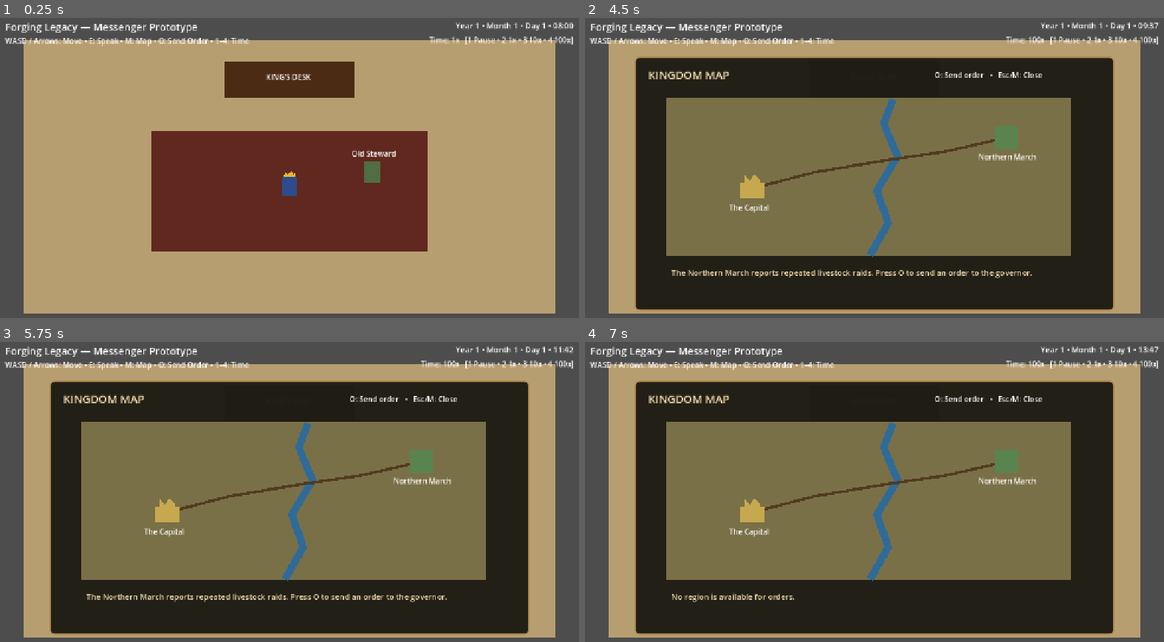
Above: before the commit, frames 1-4 (two rows, left to right).
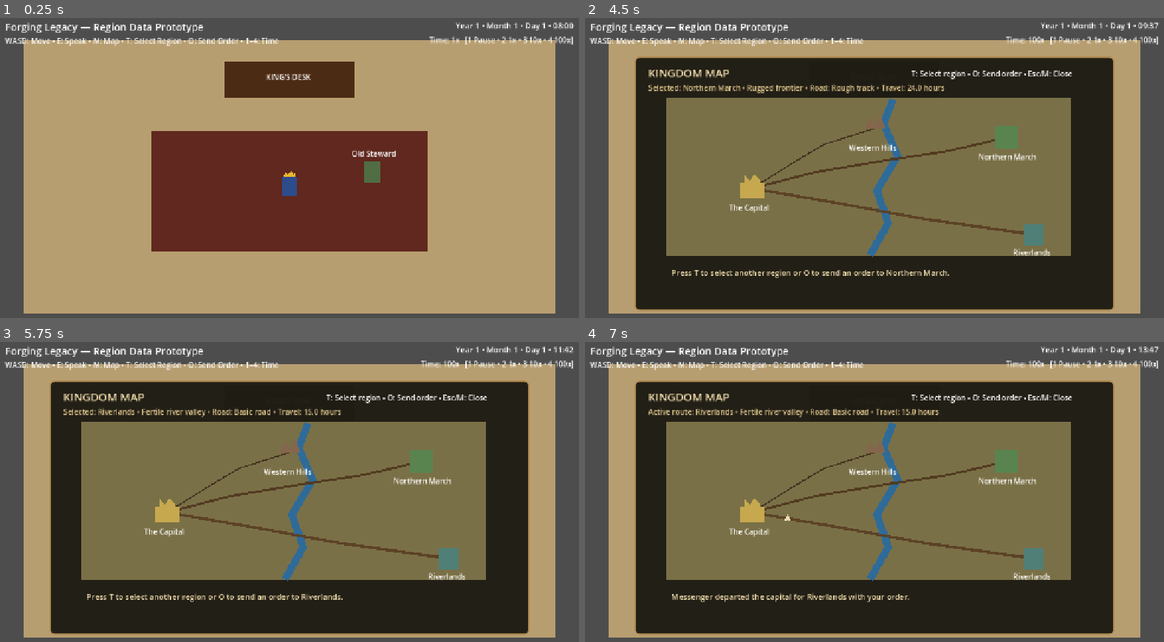
Above: after the commit, the same moments.

Repository: thomasmcanerney-gif/forging-legacy-game
Game: Godot game, scene res://scenes/main.tscn
The game is run twice, just before and just after one commit, with the same random seed, the same clock (stepped at 60 frames per second) and the same inputs.
Inputs:
- Up to frame 1 (0.25 s): no input
- Up to frame 2 (4.5 s): tap Enter at 0.5, 2, 3.5 s; hold D (move_right) 0.53-1.28 s; tap E (interact) at 0.6, 1.25 s; hold S (move_down) 1.28-2.03 s; tap 1 at 1.35 s; hold D (move_right) 2.03-2.78 s; tap 2 at 2.1 s; tap Space at 2.75, 4.25 s; hold W (move_up) 2.78-3.53 s; tap 3 at 2.85 s; hold A (move_left) from 3.53 s (still down); tap 4 at 3.6 s; tap M at 4.35 s
- Up to frame 3 (5.75 s): release A (move_left) at 5.03 s; hold S (move_down) from 5.03 s (still down); tap T at 5.1 s
- Up to frame 4 (7 s): release S (move_down) at 5.78 s; hold D (move_right) 5.78-6.53 s; tap O at 5.85 s; hold W (move_up) from 6.53 s (still down); tap E (interact) at 6.6 s

The runs differ from the first frame. In frame 1, 0.8% of the frame differs, in the area x 4-49%, y 1-10%; in frame 2, 3.9%, in the area x 4-85%, y 1-87%; in frame 3, 3.8%; in frame 4, 3.6%.
Error before the commit: Attempt to call function 'get_region_ids' in base 'null instance' on a null instance. (res://scripts/main.gd:99)

Commit message:
Add three data-driven prototype regions

Diff:
--- a/scenes/main.tscn
+++ b/scenes/main.tscn
@@ -1,9 +1,10 @@
-[gd_scene load_steps=12 format=3]
+[gd_scene load_steps=13 format=3]
 
 [ext_resource type="Script" path="res://scripts/main.gd" id="1_main"]
 [ext_resource type="Script" path="res://scripts/player.gd" id="2_player"]
 [ext_resource type="Script" path="res://scripts/game_time.gd" id="3_time"]
 [ext_resource type="Script" path="res://scripts/messenger_system.gd" id="4_messenger"]
+[ext_resource type="Script" path="res://scripts/kingdom_state.gd" id="5_kingdom"]
 
 [sub_resource type="RectangleShape2D" id="PlayerShape"]
 size = Vector2(32, 40)
@@ -53,6 +54,9 @@
 [node name="MessengerSystem" type="Node" parent="."]
 script = ExtResource("4_messenger")
 
+[node name="KingdomState" type="Node" parent="."]
+script = ExtResource("5_kingdom")
+
 [node name="Room" type="Polygon2D" parent="."]
 polygon = PackedVector2Array(64, 64, 1216, 64, 1216, 656, 64, 656)
 color = Color(0.72, 0.62, 0.44, 1)
@@ -135,17 +139,17 @@
 [node name="Title" type="Label" parent="UI"]
 offset_left = 24.0
 offset_top = 20.0
-offset_right = 450.0
+offset_right = 500.0
 offset_bottom = 52.0
 theme_override_font_sizes/font_size = 22
-text = "Forging Legacy — Messenger Prototype"
+text = "Forging Legacy — Region Data Prototype"
 
 [node name="Instructions" type="Label" parent="UI"]
 offset_left = 24.0
 offset_top = 54.0
-offset_right = 850.0
+offset_right = 900.0
 offset_bottom = 86.0
-text = "WASD / Arrows: Move • E: Speak • M: Map • O: Send Order • 1–4: Time"
+text = "WASD: Move • E: Speak • M: Map • T: Select Region • O: Send Order • 1–4: Time"
 
 [node name="DateLabel" type="Label" parent="UI"]
 offset_left = 900.0
@@ -200,14 +204,20 @@
 theme_override_styles/panel = SubResource("MapStyle")
 
 [node name="MapTitle" type="Label" parent="UI/MapPanel"]
-position = Vector2(30, 22)
+position = Vector2(30, 18)
 theme_override_colors/font_color = Color(0.95, 0.87, 0.68, 1)
 theme_override_font_sizes/font_size = 24
 text = "KINGDOM MAP"
 
 [node name="MapHelp" type="Label" parent="UI/MapPanel"]
-position = Vector2(650, 28)
-text = "O: Send order   •   Esc/M: Close"
+position = Vector2(600, 25)
+text = "T: Select region • O: Send order • Esc/M: Close"
+
+[node name="SelectedRegion" type="Label" parent="UI/MapPanel"]
+position = Vector2(30, 55)
+size = Vector2(950, 30)
+theme_override_colors/font_color = Color(0.88, 0.78, 0.55, 1)
+text = "Selected region"
 
 [node name="Land" type="Polygon2D" parent="UI/MapPanel"]
 polygon = PackedVector2Array(70, 90, 945, 90, 945, 430, 70, 430)
@@ -218,10 +228,20 @@
 width = 16.0
 default_color = Color(0.18, 0.42, 0.60, 1)
 
-[node name="Road" type="Line2D" parent="UI/MapPanel"]
+[node name="NorthernRoad" type="Line2D" parent="UI/MapPanel"]
 points = PackedVector2Array(255, 285, 390, 250, 540, 225, 675, 205, 805, 175)
+width = 5.0
+default_color = Color(0.32, 0.23, 0.13, 1)
+
+[node name="RiverRoad" type="Line2D" parent="UI/MapPanel"]
+points = PackedVector2Array(255, 285, 430, 315, 620, 350, 865, 385)
 width = 6.0
-default_color = Color(0.32, 0.23, 0.13, 1)
+default_color = Color(0.36, 0.26, 0.15, 1)
+
+[node name="WesternRoad" type="Line2D" parent="UI/MapPanel"]
+points = PackedVector2Array(255, 285, 335, 235, 410, 190, 520, 155)
+width = 3.0
+default_color = Color(0.27, 0.20, 0.13, 1)
 
 [node name="Capital" type="Polygon2D" parent="UI/MapPanel"]
 position = Vector2(255, 285)
@@ -240,6 +260,24 @@
 [node name="NorthernLabel" type="Label" parent="UI/MapPanel"]
 position = Vector2(745, 205)
 text = "Northern March"
+
+[node name="Riverlands" type="Polygon2D" parent="UI/MapPanel"]
+position = Vector2(865, 385)
+polygon = PackedVector2Array(-22, -22, 22, -22, 22, 22, -22, 22)
+color = Color(0.31, 0.50, 0.47, 1)
+
+[node name="RiverlandsLabel" type="Label" parent="UI/MapPanel"]
+position = Vector2(820, 412)
+text = "Riverlands"
+
+[node name="WesternHills" type="Polygon2D" parent="UI/MapPanel"]
+position = Vector2(520, 155)
+polygon = PackedVector2Array(-22, 0, -10, -24, 0, -8, 12, -28, 24, 0)
+color = Color(0.52, 0.40, 0.30, 1)
+
+[node name="WesternLabel" type="Label" parent="UI/MapPanel"]
+position = Vector2(465, 185)
+text = "Western Hills"
 
 [node name="Messenger" type="Polygon2D" parent="UI/MapPanel"]
 position = Vector2(255, 285)
@@ -251,5 +289,5 @@
 size = Vector2(875, 60)
 theme_override_colors/font_color = Color(0.95, 0.87, 0.68, 1)
 theme_override_font_sizes/font_size = 17
-text = "The Northern March reports repeated livestock raids. Press O to send an order to the governor."
+text = "Choose a region and send an order."
 autowrap_mode = 2
